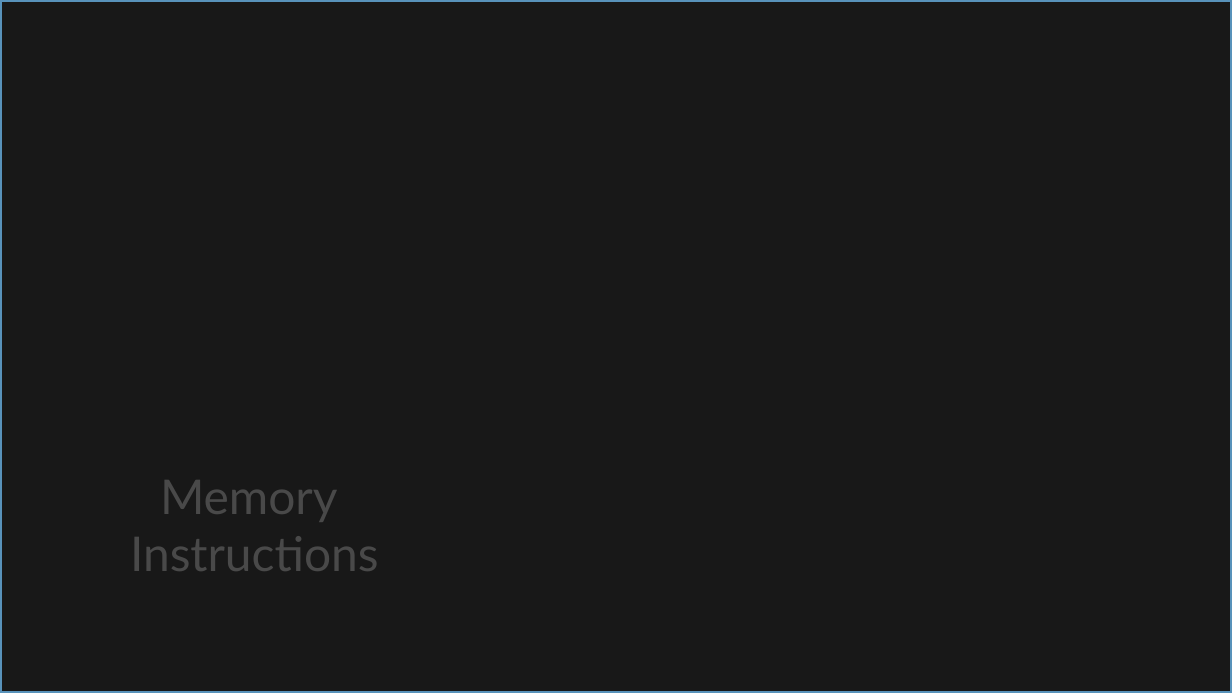
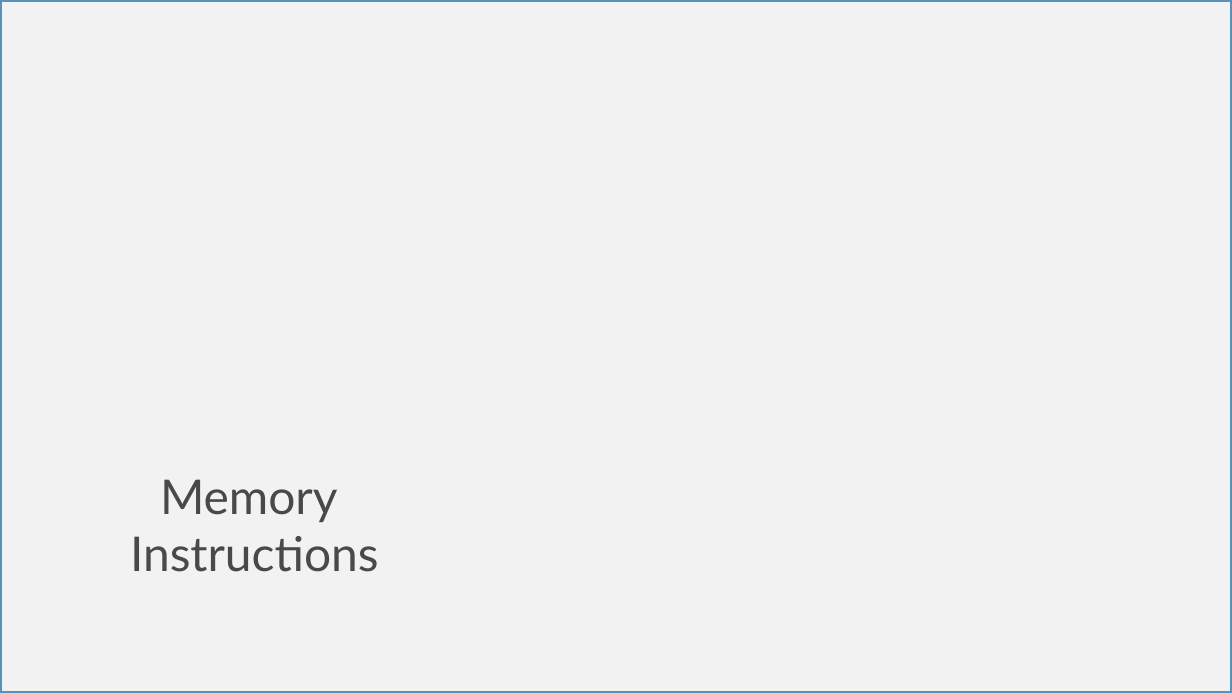
Before and after one commit to kwabenadarkwa/micro-lafentika, a slide deck: slide 14 of presentation_micro_p.pptx (slide 12 before the commit). Drawn at 1232x693 pixels with LibreOffice and Linux fonts; fonts in the diff are those of the drawing; background and template pictures are left out. Boxes give left, top, right and bottom in pixels: in the first picture for what was removed or moved away, otherwise in the second. Text is boxed around its words. In the diff, an @@ line names an element or a change of style, - is before the commit and + after.

Commit message:
added branch instruction formats

```diff
--- a/presentation_micro_p.pptx
+++ b/presentation_micro_p.pptx
@@ rectangle at [0,0,1232,692]: fill #181818 to #F2F2F2 @@
```
Also in this commit, not shown: 6 other slides changed, 5 slides added, 2 other files.
